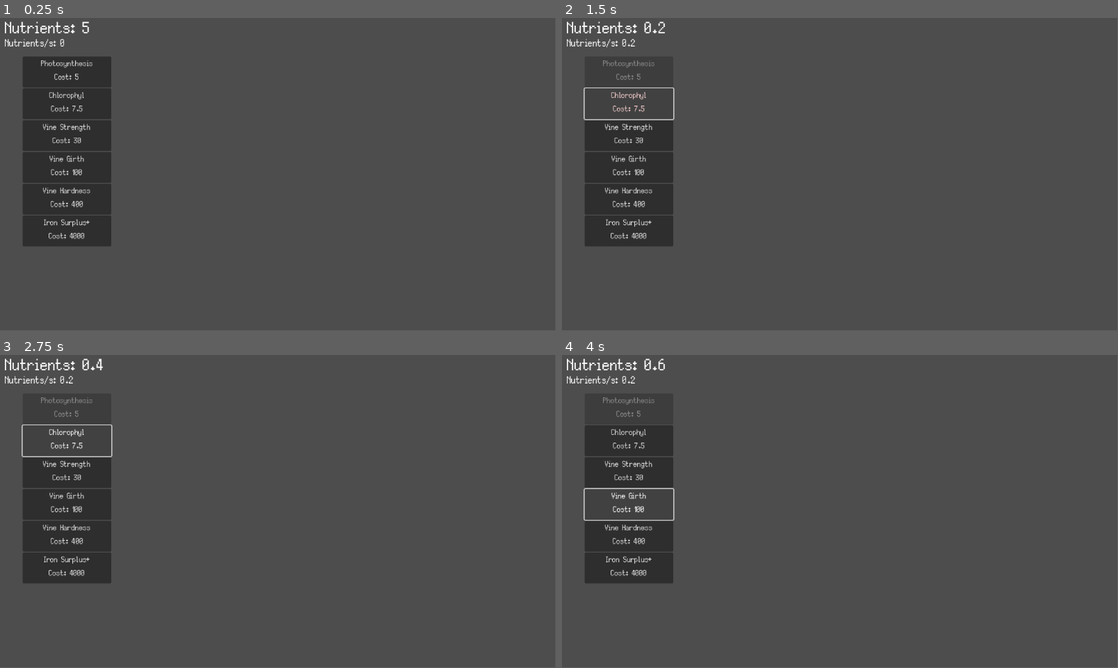
Above: before the commit, frames 1-4 (two rows, left to right).
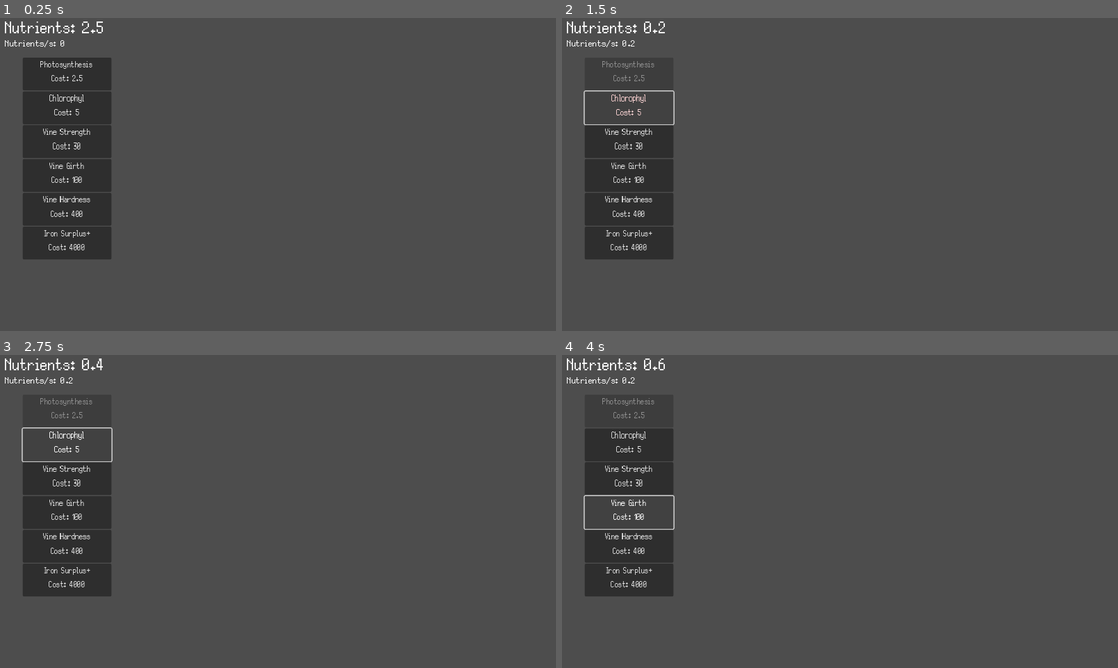
Above: after the commit, the same moments.

Repository: phoenix-of-dawn/dingo-gamejam-2025
Game: Godot game, scene res://Scenes/main.tscn
Same seed, same stepped clock (60 frames per second), same inputs: the game is played once before the commit and once after it. This scene is started directly instead of the project's main scene.
Inputs (mouse positions are in pixels of both pictures, inside the frame that each line leads up to):
- Up to frame 1 (0.25 s): no input
- Up to frame 2 (1.5 s): click "Photosynthesis Cost: 5" (after the commit: "Photosynthesis Cost: 2.5") at 0.5 s; click (628, 102) at 1.25 s, where only the run before the commit has a clickable "Chlorophyl Cost: 7.5"
- Up to frame 3 (2.75 s): click (66, 445) at 2 s, where only the run after the commit has a clickable "Chlorophyl Cost: 5"
- Up to frame 4 (4 s): click "Vine Strength Cost: 30" at 2.75 s; click "Vine Girth Cost: 100" at 3.5 s
In our replay, the window is 799x449 before the commit and 800x450 after it. These sizes can differ from the game's own. Grey fills any space a smaller window leaves; there, only what the larger window draws over its background counts as a difference.

The runs differ from the first frame. In frame 1, 2.5% of the frame differs, in the area x 0-20%, y 1-78%; in frame 2, 2.5%; in frame 3, 2.5%, in the area x 0-21%, y 1-78%; in frame 4, 2.5%.

Commit message:
Fixed fullscreen + added types

Diff:
--- a/dingo-gamejam/Scripts/nutrients.gd
+++ b/dingo-gamejam/Scripts/nutrients.gd
@@ -1,6 +1,6 @@
 extends Control
 
-@export var nutrients: float = 5.0
+@export var nutrients: float = 2.5
 var nutrients_per_second: float = 0.0
 
 @onready var nut_text = $NutrientCount
@@ -8,8 +8,8 @@
 @onready var upgrade_template = preload("res://Scenes/upgrade.tscn")
 
 var upgrades: Dictionary = {
-	"Photosynthesis": [5.0, false, 0.2, 0],
-	"Chlorophyl": [7.5, true, 0.5, 2],
+	"Photosynthesis": [2.5, false, 0.2, 0],
+	"Chlorophyl": [5.0, true, 0.5, 0.5],
 	"Vine Strength": [30.0, true, 2.0 , 3],
 	"Vine Girth": [100.0, true, 4.0 , 4],
 	"Vine Hardness": [400.0, true, 20.0 , 5],
@@ -23,7 +23,7 @@
 	nut_text.text = "Nutrients: " + str(nutrients)
 	nut_per_sec_text.text = "Nutrients/s: " + str(nutrients_per_second)
 
-func make_buttons():
+func make_buttons() -> void:
 	var up_position = nut_text.size.y + nut_per_sec_text.size.y + nut_text.position.y - 10
 	for up_name in upgrades:
 		var button: Button = upgrade_template.instantiate()
@@ -39,7 +39,7 @@
 		add_child(button)
 		up_position += button.size.y + 2
 
-func _update_nutrients(cost, up_nutrients_per_second):
+func _update_nutrients(cost, up_nutrients_per_second) -> void:
 	nutrients = snappedf(nutrients - cost, 0.1)
 	nutrients_per_second += snappedf(up_nutrients_per_second, 0.1)
 
--- a/dingo-gamejam/Scripts/upgrade.gd
+++ b/dingo-gamejam/Scripts/upgrade.gd
@@ -22,5 +22,5 @@
 	else:
 		$AnimationPlayer.play("error")
 
-func update_button():
+func update_button() -> void:
 	text = up_name + "\nCost: " + str(cost + (cost_increase * amount)**2)
--- a/dingo-gamejam/project.godot
+++ b/dingo-gamejam/project.godot
@@ -15,6 +15,10 @@
 config/features=PackedStringArray("4.3", "GL Compatibility")
 config/icon="res://icon.svg"
 
+[display]
+
+window/stretch/mode="canvas_items"
+
 [rendering]
 
 textures/canvas_textures/default_texture_filter=0
Not shown: 1 places in dingo-gamejam/Main_Menu.tscn that only renumber resources
